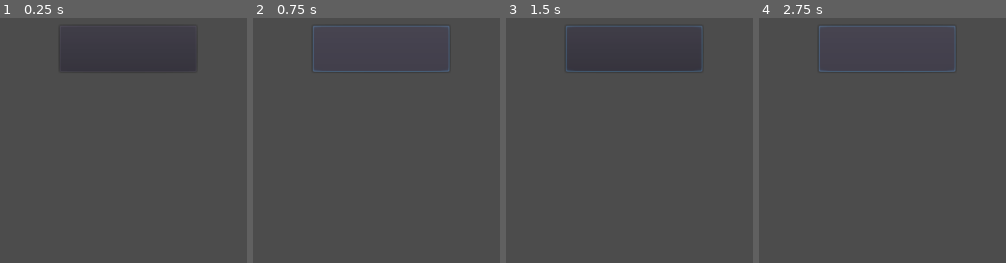
Above: before the commit, frames 1-4 (left to right).
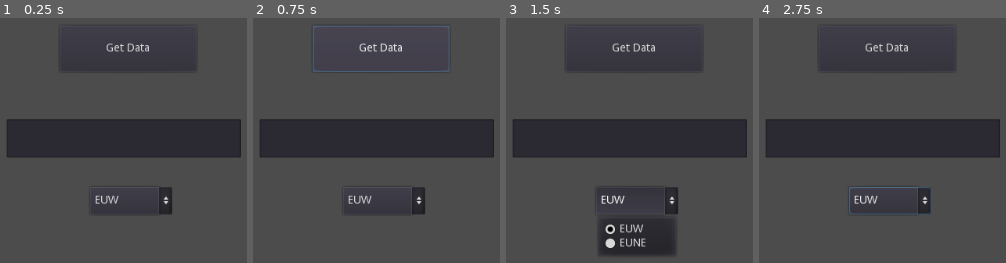
Above: after the commit, the same moments.

Repository: mihaigabriel16/godot-riot-api
Game: Godot game, scene res://Main.tscn
The game is run twice, just before and just after one commit, with the same random seed, the same clock (stepped at 60 frames per second) and the same inputs.
Inputs (mouse positions are in pixels of both pictures, inside the frame that each line leads up to):
- Up to frame 1 (0.25 s): no input
- Up to frame 2 (0.75 s): click (381, 49) at 0.5 s
- Up to frame 3 (1.5 s): click (636, 201) at 1.25 s, where only the run after the commit has a clickable "EUW"
- Up to frame 4 (2.75 s): click (887, 49) at 2 s

The runs differ from the first frame. In frame 1, 16% of the frame differs, in the area x 2-98%, y 10-80%; in frame 2, 16%; in frame 3, 21%, in the area x 2-98%, y 3-97%; in frame 4, 17%.
Error before the commit: Invalid get index '0' (on base: 'Nil'). (res://src/riot_api.gd:33)
Error after the commit: Invalid get index '0' (on base: 'Nil'). (res://src/riot_api.gd:36)

Commit message:
update

Diff:
--- a/Main.tscn
+++ b/Main.tscn
@@ -12,5 +12,18 @@
 margin_top = 56.0
 margin_right = 583.0
 margin_bottom = 115.0
+text = "Get Data"
+
+[node name="TextEdit" type="TextEdit" parent="."]
+margin_left = 340.0
+margin_top = 176.0
+margin_right = 640.0
+margin_bottom = 225.0
+
+[node name="OptionButton" type="OptionButton" parent="."]
+margin_left = 447.0
+margin_top = 263.0
+margin_right = 552.0
+margin_bottom = 298.0
 
 [connection signal="pressed" from="Button" to="." method="_on_Button_pressed"]
--- a/src/riot_api.gd
+++ b/src/riot_api.gd
@@ -22,6 +22,9 @@
 	add_child(http_request)
 	http_request.connect("request_completed", self, "_http_request_completed")
 	GetVersion()
+	$OptionButton.add_item("EUW")
+	$OptionButton.add_item("EUNE")
+
 
 func request(function):
 	call(function)
@@ -44,7 +47,7 @@
 	last_request = "GetSummonerByName"
 	var api_call: String = "summoners/by-name/" + name
 	var raw: String = API_URL + ENDPOINT_SUMMONER + api_call
-	var url: String = raw % ["euw1", platform]
+	var url: String = raw % ["eun1", platform]
 	print(url)
 	var token = "X-Riot-Token:" + key
 	var headers = [token]
@@ -67,6 +70,6 @@
 
 
 func _on_Button_pressed():
-	var region = GetPlatform("EUW")
-	print(region)
-	#GetSummonerByName("Keeice", 4)
+	var region = GetPlatform($OptionButton.get_item_text($OptionButton.get_selected_id()))
+	#print(region)s
+	GetSummonerByName($TextEdit.text, 4)
